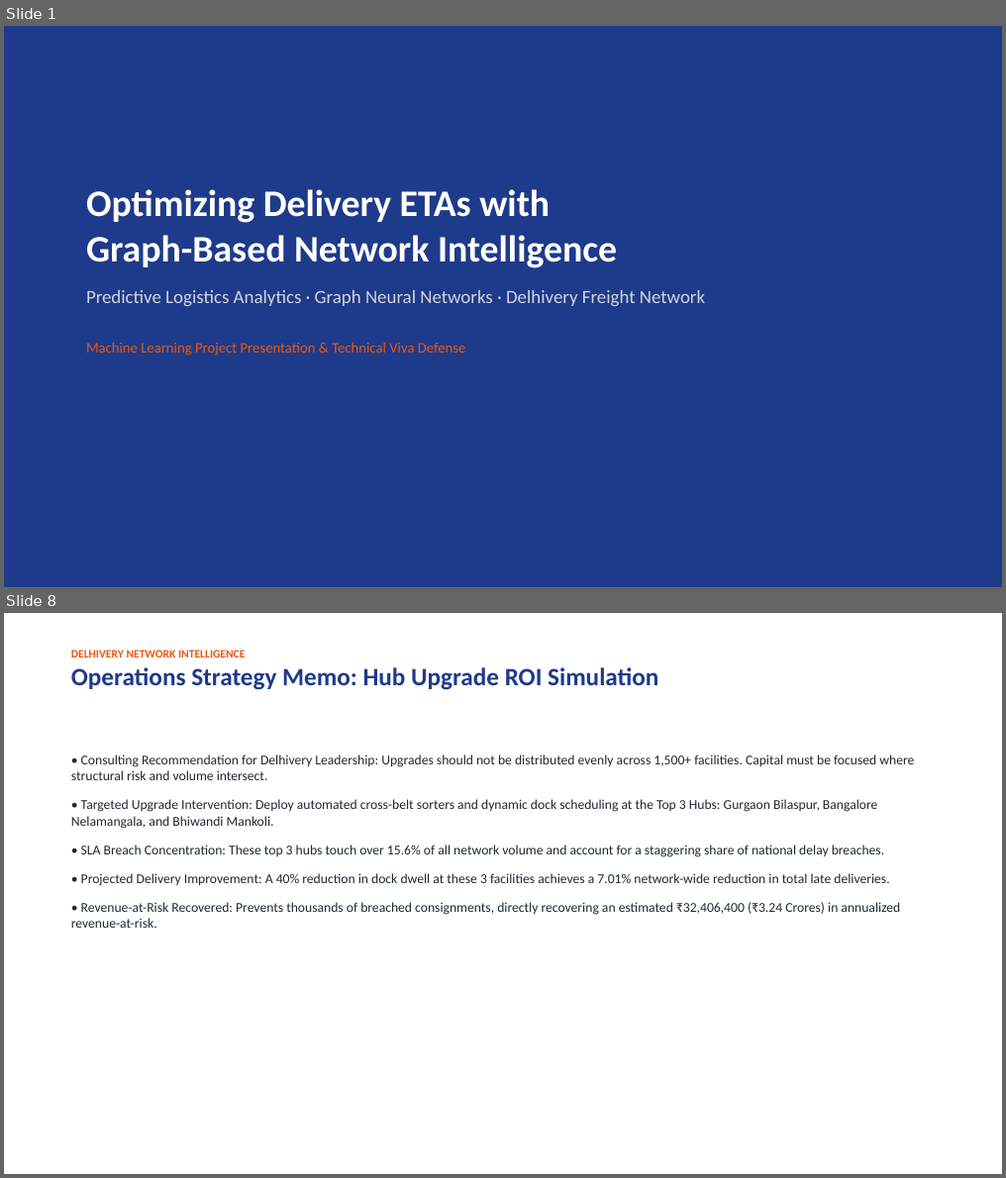
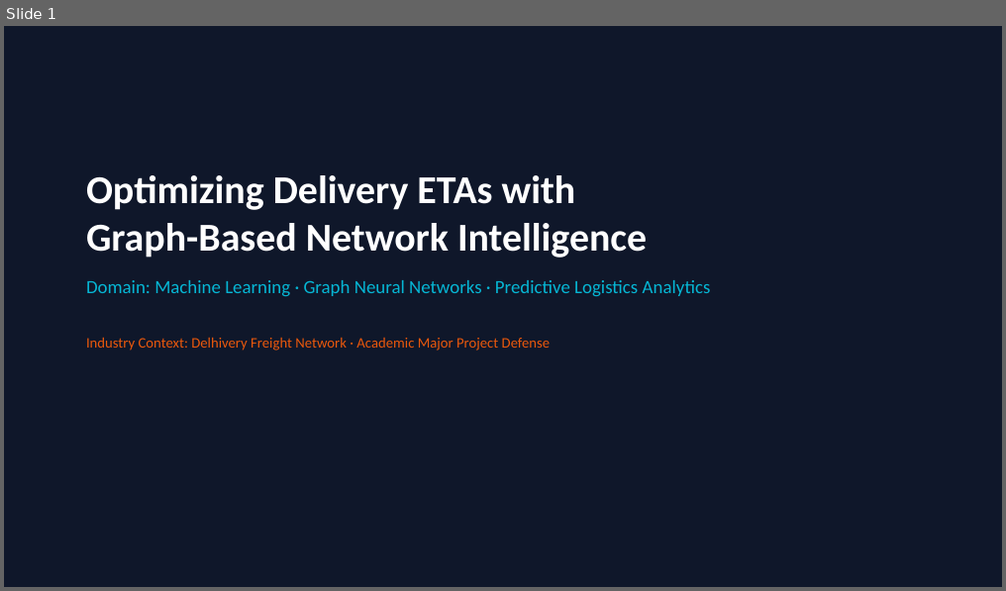
Before and after one commit to jaigoyal0000-dotcom/ML-Project-LOGISTIC-AI-, a slide deck: presentation_slides.pptx. Shown one above the other, each under a label of ours: slides 1 and 8 before the commit, slide 1 after it; the slides between them are not shown. The pictures are 1006x1178 and 1006x591 pixels, drawn with LibreOffice and Linux fonts; fonts in the diff are those of the drawing. Boxes give left, top, right and bottom in pixels: in the first picture for what was removed or moved away, otherwise in the second. Text is boxed around its words. In the diff, an @@ line names an element or a change of style, - is before the commit and + after.

```diff
--- a/presentation_slides.pptx
+++ b/presentation_slides.pptx
@@ slide 8 removed at bbox=[4, 613, 1002, 1174], background #FFFFFF @@
@@ text removed at bbox=[71, 650, 658, 690] @@
-DELHIVERY NETWORK INTELLIGENCE
-Operations Strategy Memo: Hub Upgrade ROI Simulation
@@ text removed at bbox=[71, 755, 914, 928] @@
-• Consulting Recommendation for Delhivery Leadership: Upgrades should not be distributed evenly across 1,500+ facilities. Capital must be focused where structural risk and volume intersect.
-• Targeted Upgrade Intervention: Deploy automated cross-belt sorters and dynamic dock scheduling at the Top 3 Hubs: Gurgaon Bilaspur, Bangalore Nelamangala, and Bhiwandi Mankoli.
-• SLA Breach Concentration: These top 3 hubs touch over 15.6% of all network volume and account for a staggering share of national delay breaches.
-• Projected Delivery Improvement: A 40% reduction in dock dwell at these 3 facilities achieves a 7.01% network-wide reduction in total late deliveries.
-• Revenue-at-Risk Recovered: Prevents thousands of breached consignments, directly recovering an estimated ₹32,406,400 (₹3.24 Crores) in annualized revenue-at-risk.
@@ slide 1 changed as well @@
@@ rectangle at bbox=[4, 26, 1002, 587]: fill #1E3A8A to #0F172A @@
@@ text "Optimizing Delivery ETAs with Graph-Based ...": place and size @@
-text "Optimizing Delivery ETAs with Graph-Based ..." at bbox=[86, 189, 705, 356]
+text "Optimizing Delivery ETAs with Graph-Based ..." at bbox=[86, 175, 711, 351]
@@ text at bbox=[86, 175, 647, 258]: size 36 to 38 pt in "Optimizing Delivery ETAs with Graph-Based Network Intelligen ..." @@
@@ text at bbox=[86, 280, 711, 351]: text changed; text colour #D1D5DB to #06B6D4 @@
-Predictive Logistics Analytics · Graph Neural Networks · Delhivery Freight Network
-Machine Learning Project Presentation & Technical Viva Defense
+Domain: Machine Learning · Graph Neural Networks · Predictive Logistics Analytics
+Industry Context: Delhivery Freight Network · Academic Major Project Defense
```
Also in this commit, not shown: 3 other slides changed, 12 slides added, 5 other slides removed, 1 other file.
